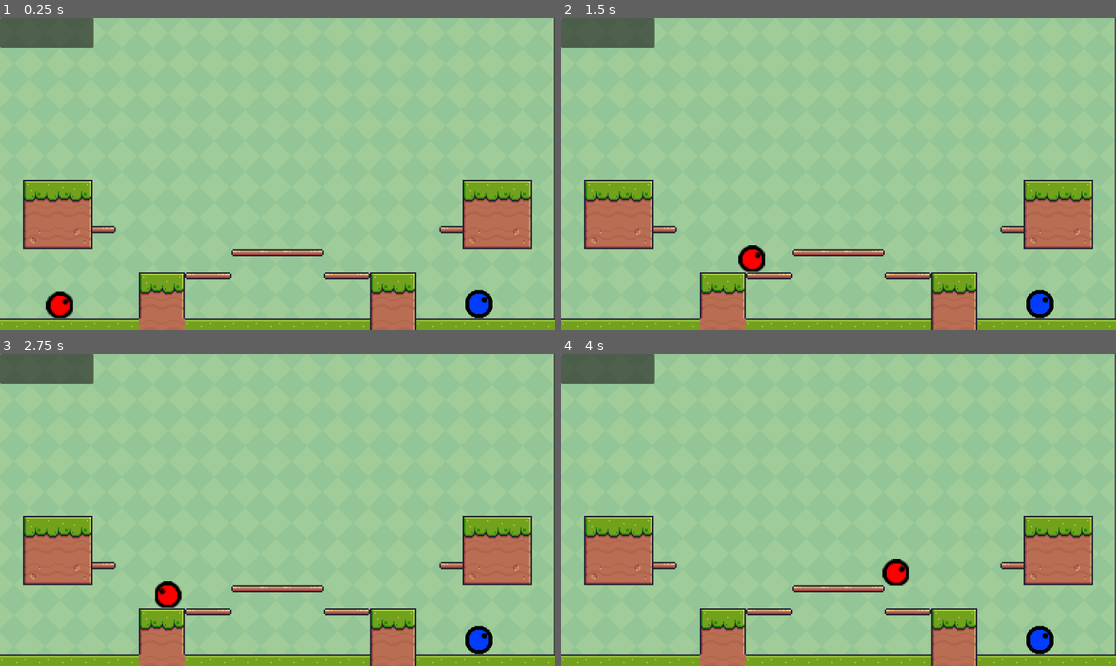
Above: before the commit, frames 1-4 (two rows, left to right).
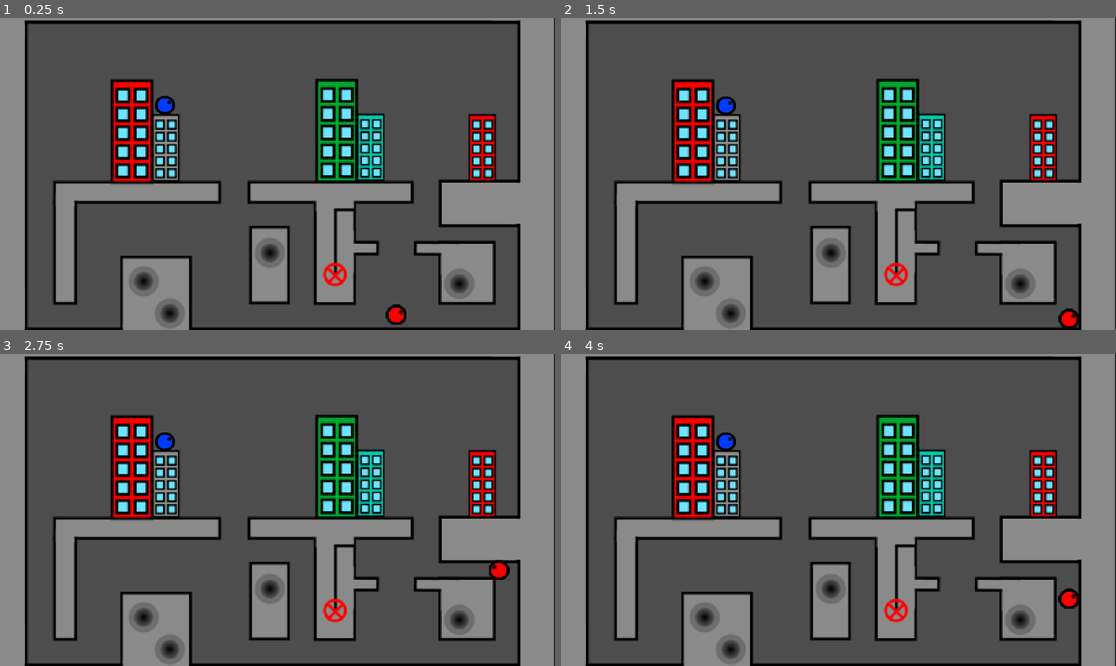
Above: after the commit, the same moments.

Repository: sverrolinio101/Ball-duelist-3
Game: Godot game, scene res://map1.tscn
The game is run twice, just before and just after one commit, with the same random seed, the same clock (stepped at 60 frames per second) and the same inputs. Before the commit the project starts from res://main.tscn.
Inputs:
- Up to frame 1 (0.25 s): no input
- Up to frame 2 (1.5 s): hold D (move_right) from 0.53 s (still down); tap W (move_up) at 0.77 s
- Up to frame 3 (2.75 s): tap W (move_up) at 1.52 s; release D (move_right) at 2.03 s; hold A (move_left) from 2.03 s (still down)
- Up to frame 4 (4 s): release A (move_left) at 2.78 s; hold D (move_right) from 2.78 s (still down); tap W (move_up) at 3.02, 3.77 s

The runs differ from the first frame. In frame 1, 99% of the frame differs, in the area x 0-100%, y 0-100%; in frame 2, 99%; in frame 3, 99%; in frame 4, 99%.

Commit message:
Add files via upload

Diff:
--- /dev/null
+++ b/Ball duelist 3/map1.tscn
@@ -0,0 +1,153 @@
+[gd_scene load_steps=22 format=3 uid="uid://bibpnugkdujqj"]
+
+[ext_resource type="Texture2D" uid="uid://cqw318iboara1" path="res://maps/2.png" id="1_s5xw3"]
+[ext_resource type="PackedScene" uid="uid://bhgo3lervng7y" path="res://scenes/Main Character blue.tscn" id="2_0u5vb"]
+[ext_resource type="PackedScene" uid="uid://2sge6uosk8v8" path="res://scenes/Character red.tscn" id="3_ptc4u"]
+
+[sub_resource type="RectangleShape2D" id="RectangleShape2D_rubyu"]
+size = Vector2(20, 463.043)
+
+[sub_resource type="RectangleShape2D" id="RectangleShape2D_4rvxg"]
+size = Vector2(601.304, 20)
+
+[sub_resource type="RectangleShape2D" id="RectangleShape2D_pi43c"]
+size = Vector2(504.13, 20)
+
+[sub_resource type="RectangleShape2D" id="RectangleShape2D_khu3o"]
+size = Vector2(59.5652, 60.8696)
+
+[sub_resource type="RectangleShape2D" id="RectangleShape2D_1cp1i"]
+size = Vector2(38.2609, 109.565)
+
+[sub_resource type="RectangleShape2D" id="RectangleShape2D_y538u"]
+size = Vector2(20, 383.478)
+
+[sub_resource type="RectangleShape2D" id="RectangleShape2D_0sr05"]
+size = Vector2(337, 43)
+
+[sub_resource type="RectangleShape2D" id="RectangleShape2D_sulhu"]
+size = Vector2(320.5, 90)
+
+[sub_resource type="RectangleShape2D" id="RectangleShape2D_lw4dw"]
+size = Vector2(110.313, 123.563)
+
+[sub_resource type="RectangleShape2D" id="RectangleShape2D_2llfr"]
+size = Vector2(80, 464)
+
+[sub_resource type="RectangleShape2D" id="RectangleShape2D_lxx3i"]
+size = Vector2(341.5, 41.5)
+
+[sub_resource type="RectangleShape2D" id="RectangleShape2D_th0uu"]
+size = Vector2(76, 153)
+
+[sub_resource type="RectangleShape2D" id="RectangleShape2D_5xula"]
+size = Vector2(39, 251.5)
+
+[sub_resource type="RectangleShape2D" id="RectangleShape2D_e4f7u"]
+size = Vector2(47, 166.25)
+
+[sub_resource type="RectangleShape2D" id="RectangleShape2D_vqr3v"]
+size = Vector2(48, 218)
+
+[sub_resource type="RectangleShape2D" id="RectangleShape2D_rbunn"]
+size = Vector2(125, 21)
+
+[sub_resource type="RectangleShape2D" id="RectangleShape2D_4upxy"]
+size = Vector2(60.75, 141.75)
+
+[sub_resource type="RectangleShape2D" id="RectangleShape2D_qdlqu"]
+size = Vector2(158, 19.25)
+
+[node name="Node2D" type="Node2D"]
+
+[node name="StaticBody2D" type="StaticBody2D" parent="."]
+
+[node name="Sprite2D" type="Sprite2D" parent="StaticBody2D"]
+texture_filter = 1
+position = Vector2(567, 311)
+scale = Vector2(2.3, 2.3)
+texture = ExtResource("1_s5xw3")
+
+[node name="CollisionShape2D" type="CollisionShape2D" parent="StaticBody2D"]
+position = Vector2(28, 337.5)
+scale = Vector2(2.3, 2.3)
+shape = SubResource("RectangleShape2D_rubyu")
+
+[node name="CollisionShape2D2" type="CollisionShape2D" parent="StaticBody2D"]
+position = Vector2(736.5, -17)
+scale = Vector2(2.3, 2.3)
+shape = SubResource("RectangleShape2D_4rvxg")
+
+[node name="CollisionShape2D4" type="CollisionShape2D" parent="StaticBody2D"]
+position = Vector2(605.25, 671)
+scale = Vector2(2.3, 2.3)
+shape = SubResource("RectangleShape2D_pi43c")
+
+[node name="CollisionShape2D5" type="CollisionShape2D" parent="StaticBody2D"]
+position = Vector2(325.5, 574)
+scale = Vector2(2.3, 2.3)
+shape = SubResource("RectangleShape2D_khu3o")
+
+[node name="CollisionShape2D6" type="CollisionShape2D" parent="StaticBody2D"]
+position = Vector2(274, 253)
+scale = Vector2(2.3, 2.3)
+shape = SubResource("RectangleShape2D_1cp1i")
+
+[node name="CollisionShape2D3" type="CollisionShape2D" parent="StaticBody2D"]
+position = Vector2(1100, 435)
+scale = Vector2(2.3, 2.3)
+shape = SubResource("RectangleShape2D_y538u")
+
+[node name="CollisionShape2D7" type="CollisionShape2D" parent="StaticBody2D"]
+position = Vector2(283.5, 361.5)
+shape = SubResource("RectangleShape2D_0sr05")
+
+[node name="CollisionShape2D8" type="CollisionShape2D" parent="StaticBody2D"]
+position = Vector2(1072, 383)
+shape = SubResource("RectangleShape2D_sulhu")
+
+[node name="CollisionShape2D9" type="CollisionShape2D" parent="StaticBody2D"]
+position = Vector2(968.844, 528.781)
+shape = SubResource("RectangleShape2D_lw4dw")
+
+[node name="CollisionShape2D10" type="CollisionShape2D" parent="StaticBody2D"]
+position = Vector2(697, 362)
+shape = SubResource("RectangleShape2D_2llfr")
+
+[node name="CollisionShape2D11" type="CollisionShape2D" parent="StaticBody2D"]
+position = Vector2(687.75, 361)
+shape = SubResource("RectangleShape2D_lxx3i")
+
+[node name="CollisionShape2D12" type="CollisionShape2D" parent="StaticBody2D"]
+position = Vector2(559, 513.5)
+shape = SubResource("RectangleShape2D_th0uu")
+
+[node name="CollisionShape2D13" type="CollisionShape2D" parent="StaticBody2D"]
+position = Vector2(137, 468.75)
+shape = SubResource("RectangleShape2D_5xula")
+
+[node name="CollisionShape2D14" type="CollisionShape2D" parent="StaticBody2D"]
+position = Vector2(347, 284.875)
+shape = SubResource("RectangleShape2D_e4f7u")
+
+[node name="CollisionShape2D15" type="CollisionShape2D" parent="StaticBody2D"]
+position = Vector2(1000, 311)
+shape = SubResource("RectangleShape2D_vqr3v")
+
+[node name="CollisionShape2D16" type="CollisionShape2D" parent="StaticBody2D"]
+position = Vector2(719.5, 479)
+shape = SubResource("RectangleShape2D_rbunn")
+
+[node name="CollisionShape2D17" type="CollisionShape2D" parent="StaticBody2D"]
+position = Vector2(763.375, 274)
+shape = SubResource("RectangleShape2D_4upxy")
+
+[node name="CollisionShape2D18" type="CollisionShape2D" parent="StaticBody2D"]
+position = Vector2(944, 478.625)
+shape = SubResource("RectangleShape2D_qdlqu")
+
+[node name="CharacterBody2D2" parent="." instance=ExtResource("2_0u5vb")]
+position = Vector2(154, 40)
+
+[node name="CharacterBody2D" parent="." instance=ExtResource("3_ptc4u")]
+position = Vector2(803, 575)
--- a/Ball duelist 3/project.godot
+++ b/Ball duelist 3/project.godot
@@ -11,7 +11,7 @@
 [application]
 
 config/name="Ball duelist 3"
-run/main_scene="res://main.tscn"
+run/main_scene="res://map1.tscn"
 config/features=PackedStringArray("4.2", "Forward Plus")
 config/icon="res://icon.svg"
 
--- a/Ball duelist 3/scenes/Character red.gd
+++ b/Ball duelist 3/scenes/Character red.gd
@@ -2,7 +2,7 @@
 
 
 const SPEED = 300.0
-const JUMP_VELOCITY = -450.0
+const JUMP_VELOCITY = -635.0
 @onready var sprite_2d = $Sprite2D
 
 # Get the gravity from the project settings to be synced with RigidBody nodes.
--- a/Ball duelist 3/scenes/Character red.tscn
+++ b/Ball duelist 3/scenes/Character red.tscn
@@ -15,7 +15,7 @@
 }]
 
 [sub_resource type="CircleShape2D" id="CircleShape2D_g0shf"]
-radius = 28.2312
+radius = 22.0227
 
 [node name="CharacterBody2D" type="CharacterBody2D"]
 position = Vector2(798, 458)
@@ -23,10 +23,10 @@
 
 [node name="Sprite2D" type="AnimatedSprite2D" parent="."]
 texture_filter = 1
-position = Vector2(25, 15)
-scale = Vector2(3.08333, 3.05555)
+position = Vector2(18.625, 8.25001)
+scale = Vector2(2.375, 2.30555)
 sprite_frames = SubResource("SpriteFrames_8kfp4")
 
 [node name="CollisionShape2D" type="CollisionShape2D" parent="."]
-position = Vector2(26, 15)
+position = Vector2(20, 10)
 shape = SubResource("CircleShape2D_g0shf")
--- a/Ball duelist 3/scenes/Main Character blue.gd
+++ b/Ball duelist 3/scenes/Main Character blue.gd
@@ -2,7 +2,7 @@
 
 
 const SPEED = 300.0
-const JUMP_VELOCITY = -450.0
+const JUMP_VELOCITY = -635.0
 @onready var sprite_2d = $Sprite2D
 
 # Get the gravity from the project settings to be synced with RigidBody nodes.
--- a/Ball duelist 3/scenes/Main Character blue.tscn
+++ b/Ball duelist 3/scenes/Main Character blue.tscn
@@ -15,17 +15,17 @@
 }]
 
 [sub_resource type="CircleShape2D" id="CircleShape2D_x5e63"]
-radius = 29.8329
+radius = 20.025
 
 [node name="CharacterBody2D2" type="CharacterBody2D"]
 script = ExtResource("1_jh3mj")
 
 [node name="Sprite2D" type="AnimatedSprite2D" parent="."]
 texture_filter = 1
-position = Vector2(196, 118)
-scale = Vector2(1.56652, 1.60673)
+position = Vector2(188.401, 108.539)
+scale = Vector2(1.14437, 1.08114)
 sprite_frames = SubResource("SpriteFrames_1vla1")
 
 [node name="CollisionShape2D" type="CollisionShape2D" parent="."]
-position = Vector2(196, 118)
+position = Vector2(188, 108)
 shape = SubResource("CircleShape2D_x5e63")
Binary file added: Ball duelist 3/maps/2.png
Not shown, added: Ball duelist 3/maps/2.png.import
